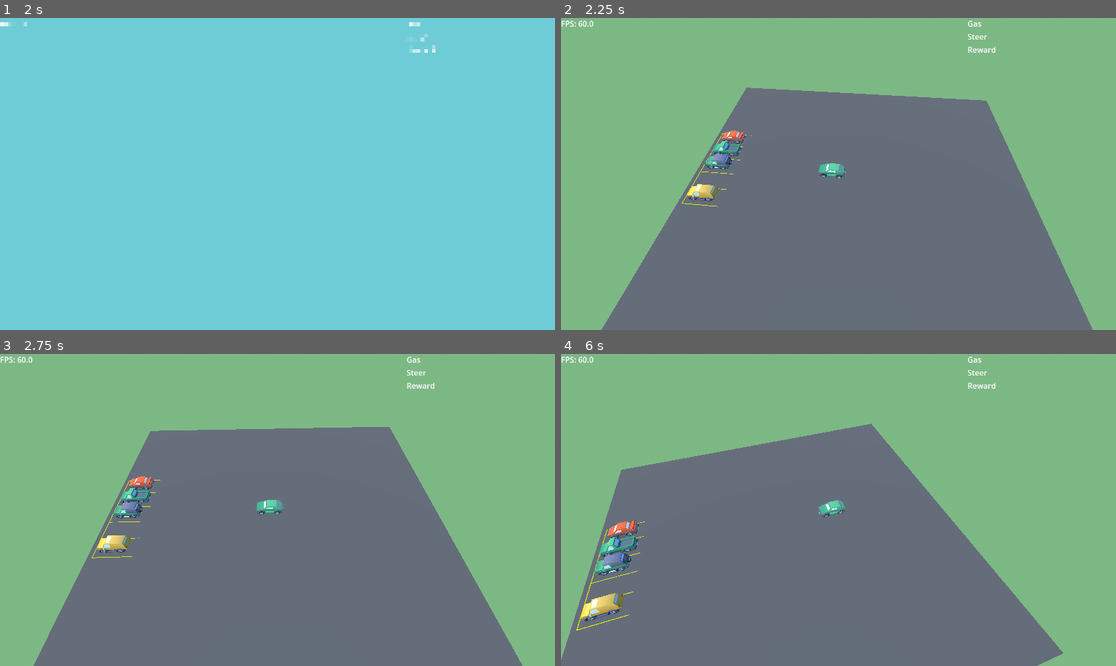
Above: before the commit, frames 1-4 (two rows, left to right).
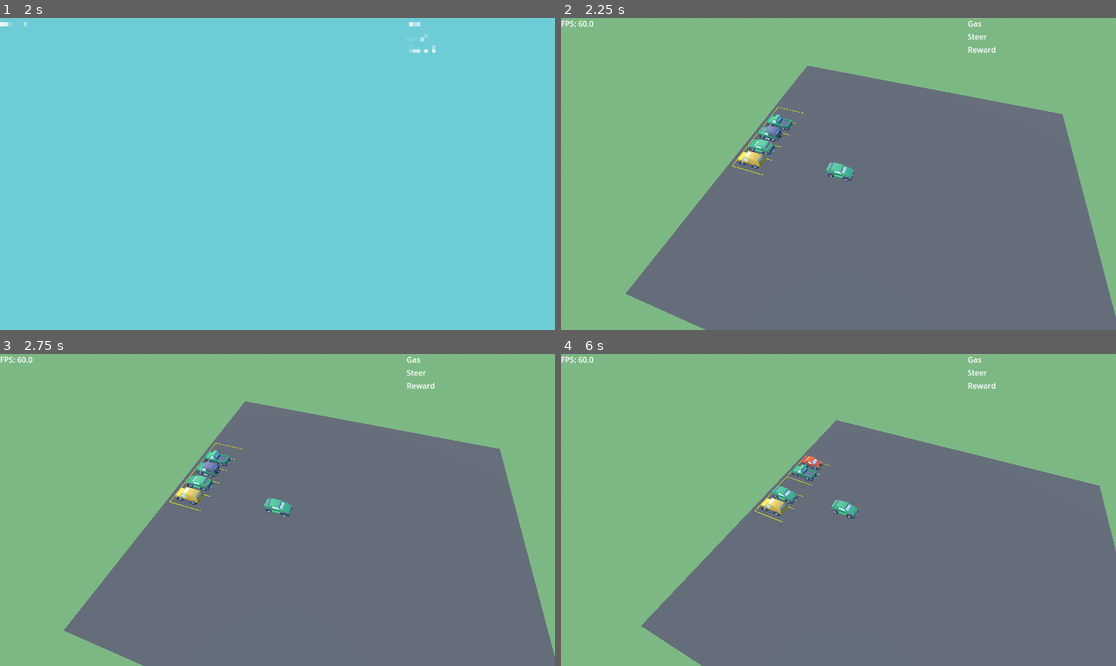
Above: after the commit, the same moments.

Repository: Olavsa/rl_godot_python
Game: Godot game, scene res://game/game_envs/parking_simulator_3d/rl_scene/rl_parking_game.tscn
Two runs of this game, one before a commit and one after it. Both use one fixed random seed, a clock stepped at 60 frames per second and the inputs below.
Inputs:
- Up to frame 1 (2 s): tap Enter (ui_accept) at 0.5, 1.25 s; hold D (move_right) 0.53-1.28 s; tap . (toggle_render) at 0.6 s; tap Space (jump) at 0.77, 1.52 s; hold Down (ui_down) from 1.28 s (still down); tap / (toggle_speed) at 1.35 s
- Up to frame 2 (2.25 s): tap Enter (ui_accept) at 2 s; release Down (ui_down) at 2.03 s; hold D (move_right) from 2.03 s (still down); tap . (toggle_render) at 2.1 s
- Up to frame 3 (2.75 s): keep holding D (move_right)
- Up to frame 4 (6 s): release D (move_right) at 2.78 s; hold Up (ui_up) 2.78-3.53 s; tap / (toggle_speed) at 2.85, 4.35, 5.85 s; tap Space (jump) at 3.02, 3.77, 4.52 s; hold A (move_left) 3.53-5.03 s; tap . (toggle_render) at 3.6, 5.1 s; tap Enter (ui_accept) at 4.25, 5 s; hold Down (ui_down) 5.03-5.78 s; hold D (move_right) from 5.78 s (still down)

Frame 1 is identical in both runs. In frame 2, 13% of the frame differs, in the area x 7-100%, y 15-100%; in frame 3, 17%; in frame 4, 31%, in the area x 0-100%, y 21-100%.
Error before the commit: Parse Error: Could not find type "ParkingLevel" in the current scope. (res://RLGodot/RL/parking_agent.gd:6)

Commit message:
Add class name to parking level

Diff:
--- a/rl_godot/game/game_envs/parking_simulator_3d/Scenes/Levels/level_2.gd
+++ b/rl_godot/game/game_envs/parking_simulator_3d/Scenes/Levels/level_2.gd
@@ -1,5 +1,5 @@
 extends Node3D
-
+class_name ParkingLevel
 @export var run_random_input_test = false
 
 @export var set_random_target = true
